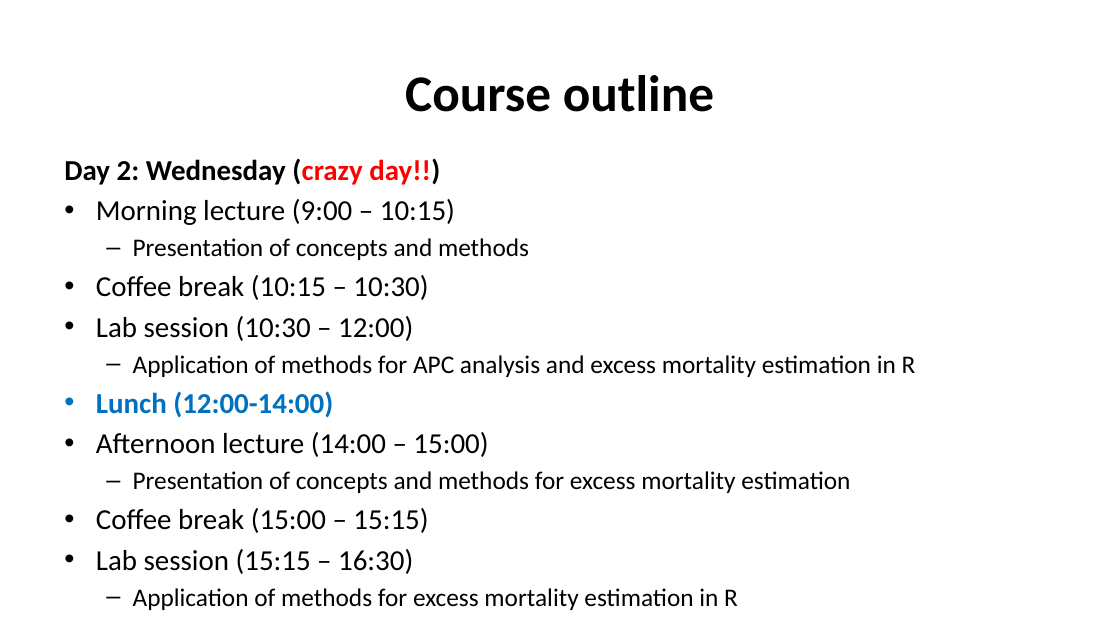
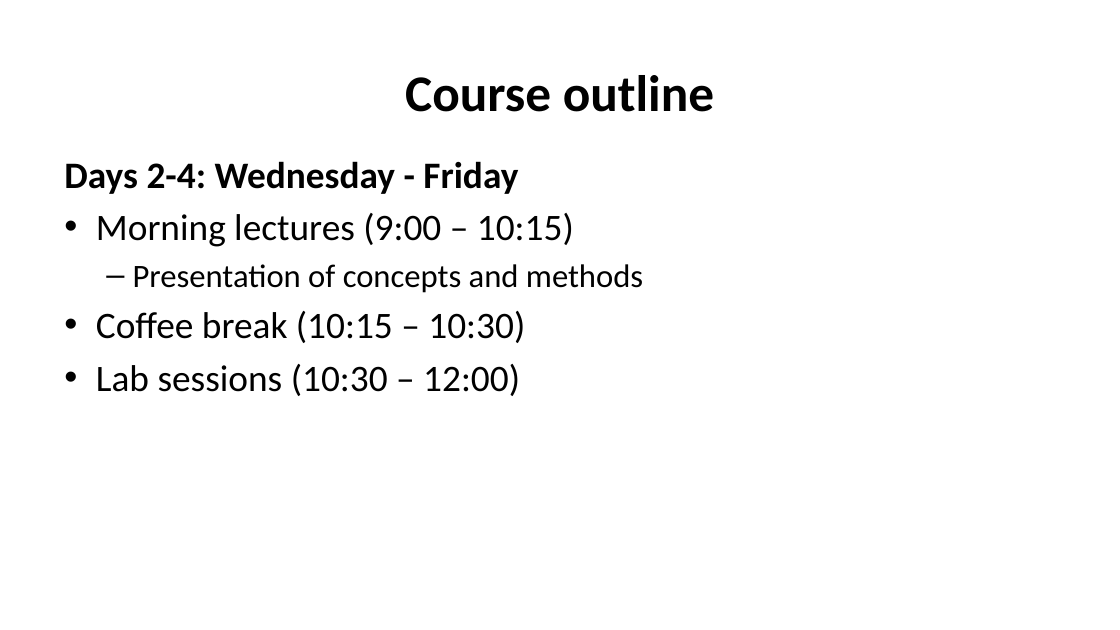
Before and after one commit to kikeacosta/edsd26_apc, a slide deck: slide 3 of slides/01_mortality_trends.pptx. Drawn at 1120x630 pixels with LibreOffice and Linux fonts; fonts in the diff are those of the drawing. Boxes give left, top, right and bottom in pixels: in the first picture for what was removed or moved away, otherwise in the second. Text is boxed around its words. In the diff, an @@ line names an element or a change of style, - is before the commit and + after.

```diff
--- a/slides/01_mortality_trends.pptx
+++ b/slides/01_mortality_trends.pptx
@@ text at (64,161,574,247): text changed; size 24.8 to 32 pt; bold off @@
-Day 2: Wednesday (crazy day!!)
-• Morning lecture (9:00 – 10:15)
+Days 2-4: Wednesday - Friday
+• Morning lectures (9:00 – 10:15)
@@ text at (96,264,643,343): size 21.7 to 28 pt in "Presentation of concepts and methods"; size 24.8 to 32 pt in "Coffee break (10:15 – 10:30)"; more space between paragraphs @@
@@ text at (96,364,520,396): text changed; size 21.7 to 32 pt @@
-• Lab session (10:30 – 12:00)
-  – Application of methods for APC analysis and excess mortality estimation in R
-• Lunch (12:00-14:00)
-• Afternoon lecture (14:00 – 15:00)
-  – Presentation of concepts and methods for excess mortality estimation
-• Coffee break (15:00 – 15:15)
-• Lab session (15:15 – 16:30)
-  – Application of methods for excess mortality estimation in R
+• Lab sessions (10:30 – 12:00)
```
Also in this commit, not shown: 12 other slides changed, 1 slide added, 1 slide removed, 2 other files.
